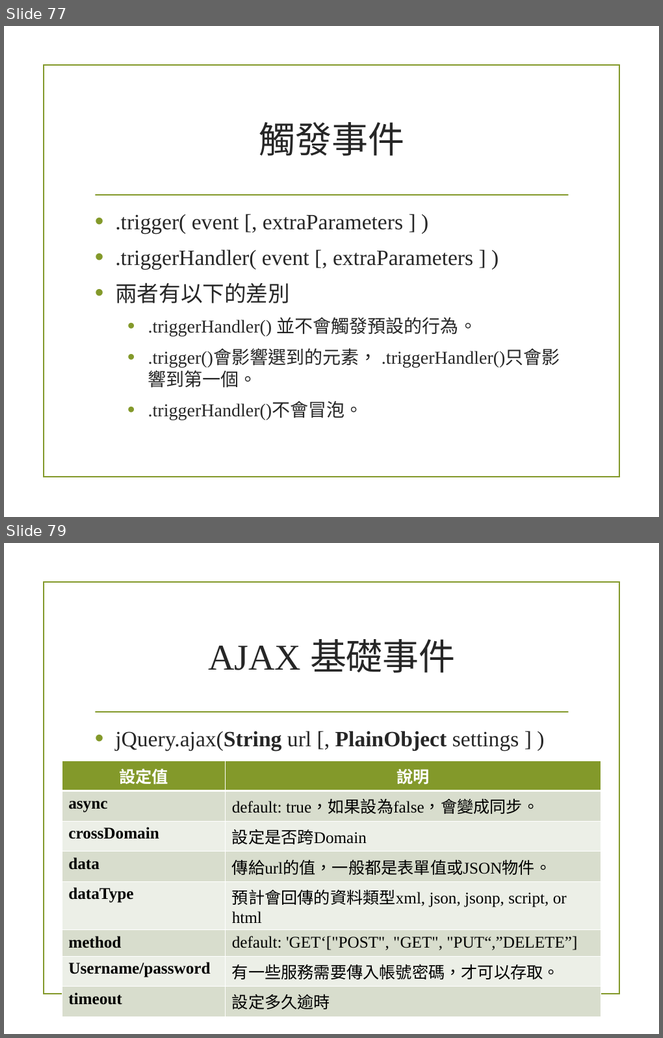
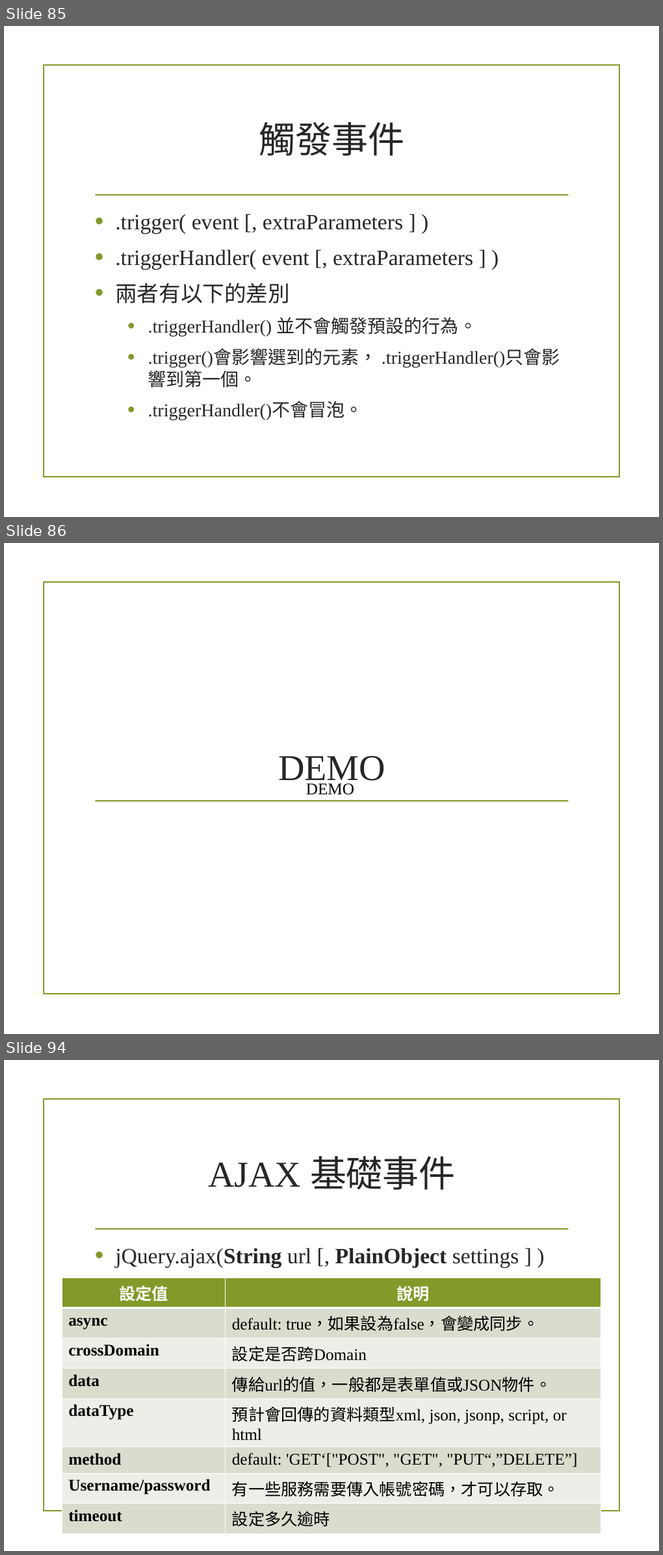
Before and after one commit to alexchen7022/JavaScriptStudyMaterial, a slide deck: 4_Jquery.pptx. Shown one above the other, each under a label of ours: slides 77 and 79 before the commit, slides 85, 86 and 94 after it; the slides between them are not shown. The pictures are 663x1038 and 663x1555 pixels, drawn with LibreOffice and Linux fonts; fonts in the diff are those of the drawing; background and template pictures are left out. Boxes give left, top, right and bottom in pixels: in the first picture for what was removed or moved away, otherwise in the second. Text is boxed around its words. In the diff, an @@ line names an element or a change of style, - is before the commit and + after.

```diff
--- a/4_Jquery.pptx
+++ b/4_Jquery.pptx
@@ slide 86 added at (4, 543, 659, 1034), background picture (left out); not listed: 1 template element that a slide beside it also shows @@
@@ text added at (278, 756, 386, 787), 18 pt, text #000000 @@
+DEMO
@@ title added at (306, 783, 354, 795), 40 pt, text #262626 @@
+DEMO
@@ line added from (96, 801) to (568, 801), #83992A 1.25 pt @@
@@ what was slide 77 is now slide 85 @@
@@ what was slide 79 is now slide 94 @@
```
Also in this commit, not shown: 2 slides changed, 8 other slides added, 1 slide removed.
